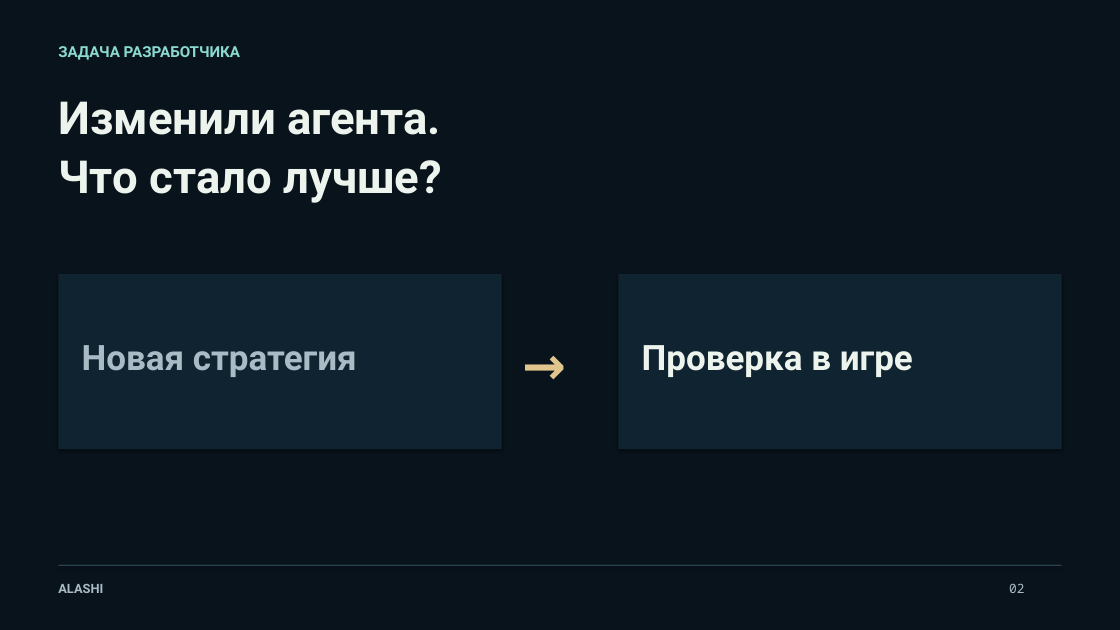
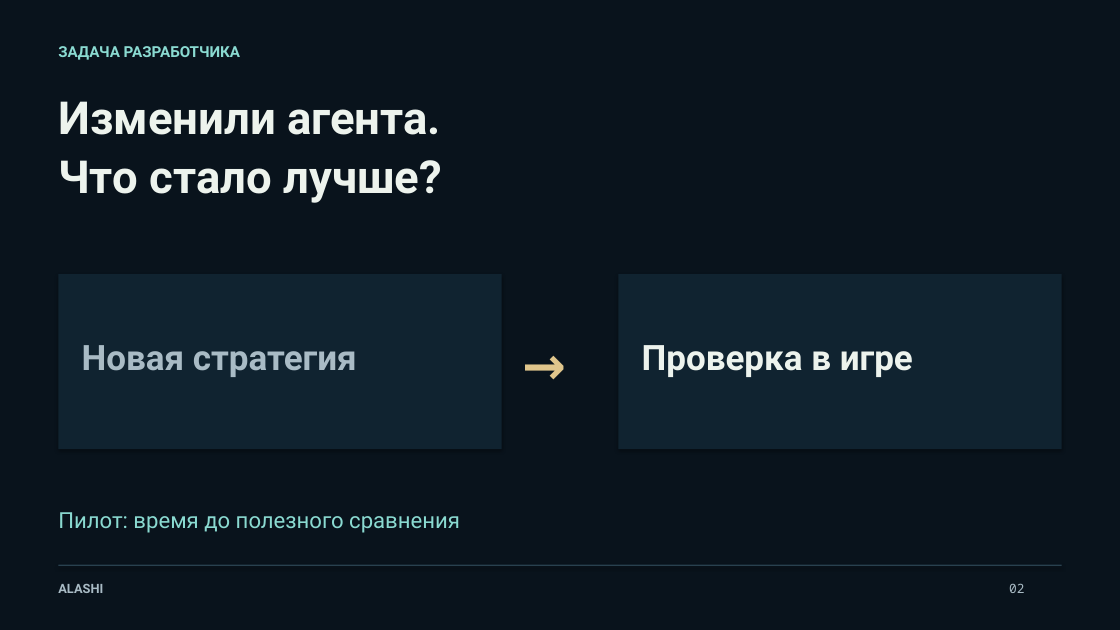
Before and after one commit to Jakisheff/alashi, a slide deck: slide 2 of docs/out/deck.pptx. Drawn at 1120x630 pixels with LibreOffice and Linux fonts; fonts in the diff are those of the drawing. Boxes give left, top, right and bottom in pixels: in the first picture for what was removed or moved away, otherwise in the second. Text is boxed around its words. In the diff, an @@ line names an element or a change of style, - is before the commit and + after.

```diff
--- a/docs/out/deck.pptx
+++ b/docs/out/deck.pptx
@@ text added at (x1=58, y1=512, x2=460, y2=533), 19 pt, text #8ADAD1 @@
+Пилот: время до полезного сравнения
```
Also in this commit, not shown: 4 other slides changed, 17 other files.
